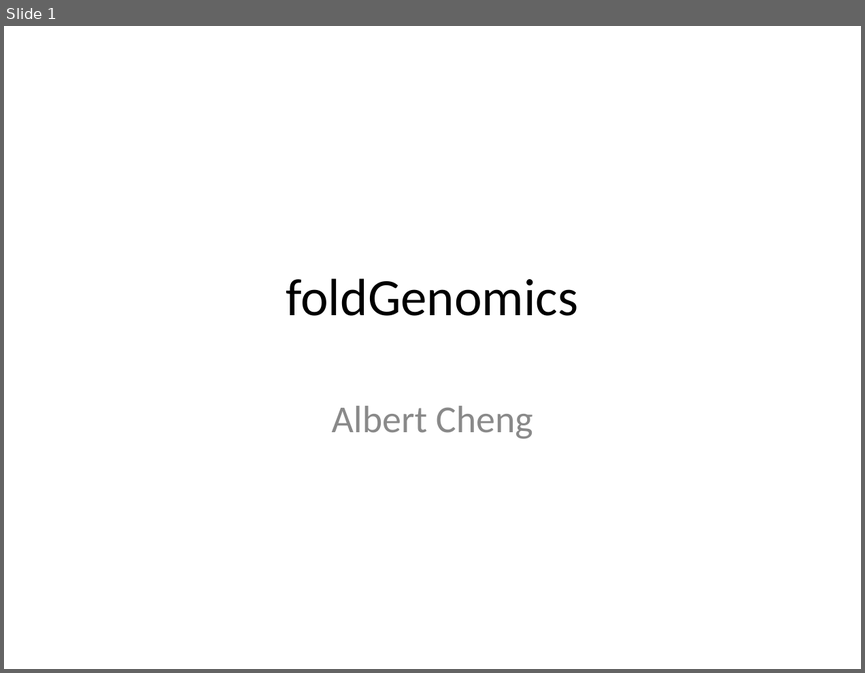
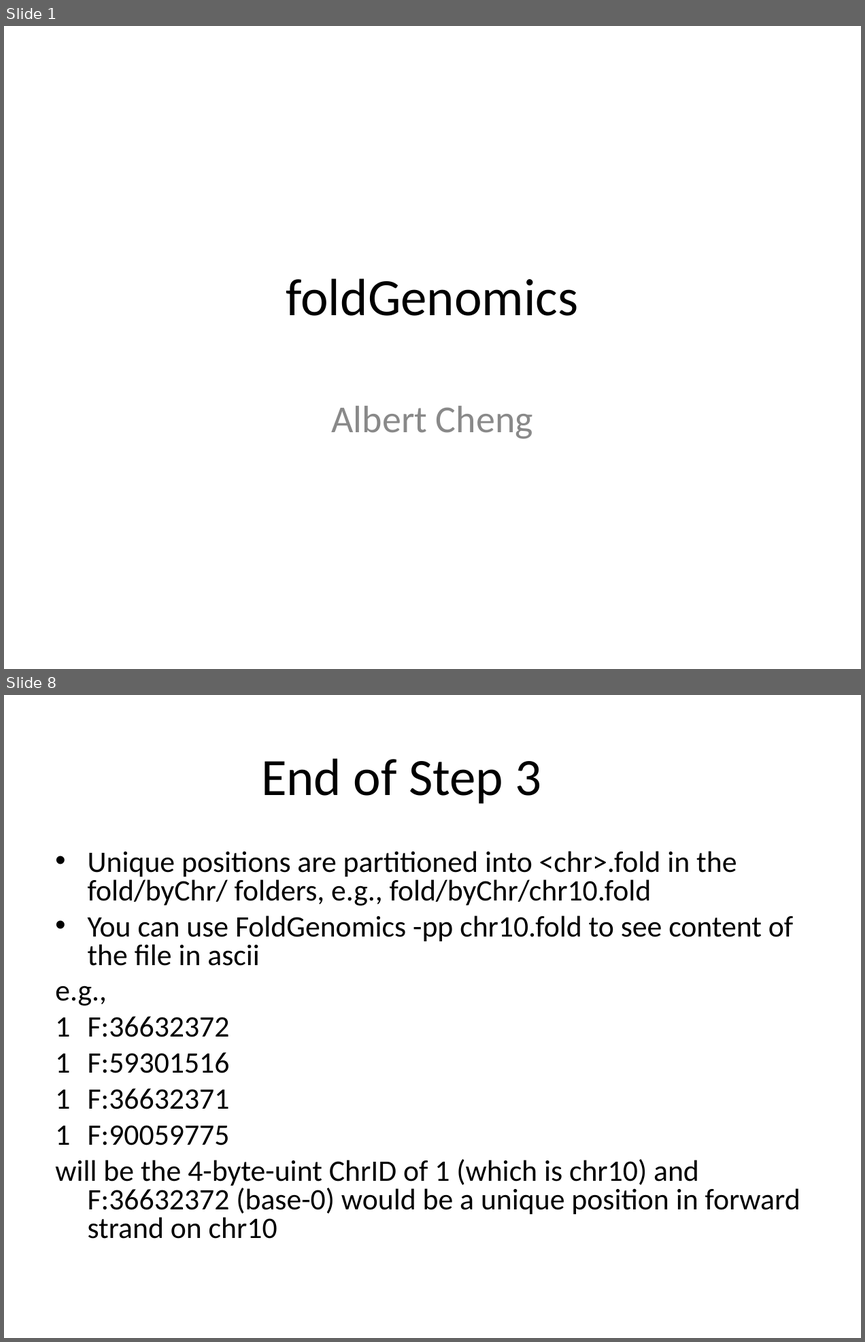
Before and after one commit to albertwcheng/foldGenomics, a slide deck: foldGenomics.ppt. Shown one above the other, each under a label of ours: slide 1 before the commit, slides 1 and 8 after it; the slides between them are not shown. The pictures are 865x673 and 865x1342 pixels, drawn with LibreOffice and Linux fonts; fonts in the diff are those of the drawing. Boxes give left, top, right and bottom in pixels: in the first picture for what was removed or moved away, otherwise in the second. Text is boxed around its words. In the diff, an @@ line names an element or a change of style, - is before the commit and + after.

```diff
--- a/foldGenomics.ppt
+++ b/foldGenomics.ppt
@@ slide 8 added at <box>4,695,861,1338</box>, background #FFFFFF @@
@@ title added at <box>261,758,542,804</box>, 44 pt, text #000000 @@
+End of Step 3
@@ text added at <box>55,851,800,1238</box>, 25 pt, text #000000 @@
+• Unique positions are partitioned into <chr>.fold in the fold/byChr/ folders, e.g., fold/byChr/chr10.fold
+• You can use FoldGenomics -pp chr10.fold to see content of the file in ascii
+e.g.,
+1 F:36632372
+1 F:59301516
+1 F:36632371
+1 F:90059775
+will be the 4-byte-uint ChrID of 1 (which is chr10) and F:36632372 (base-0) would be a unique position in forward strand on chr10
```
Also in this commit, not shown: 1 slide changed, 7 other slides added, 1 slide removed.
